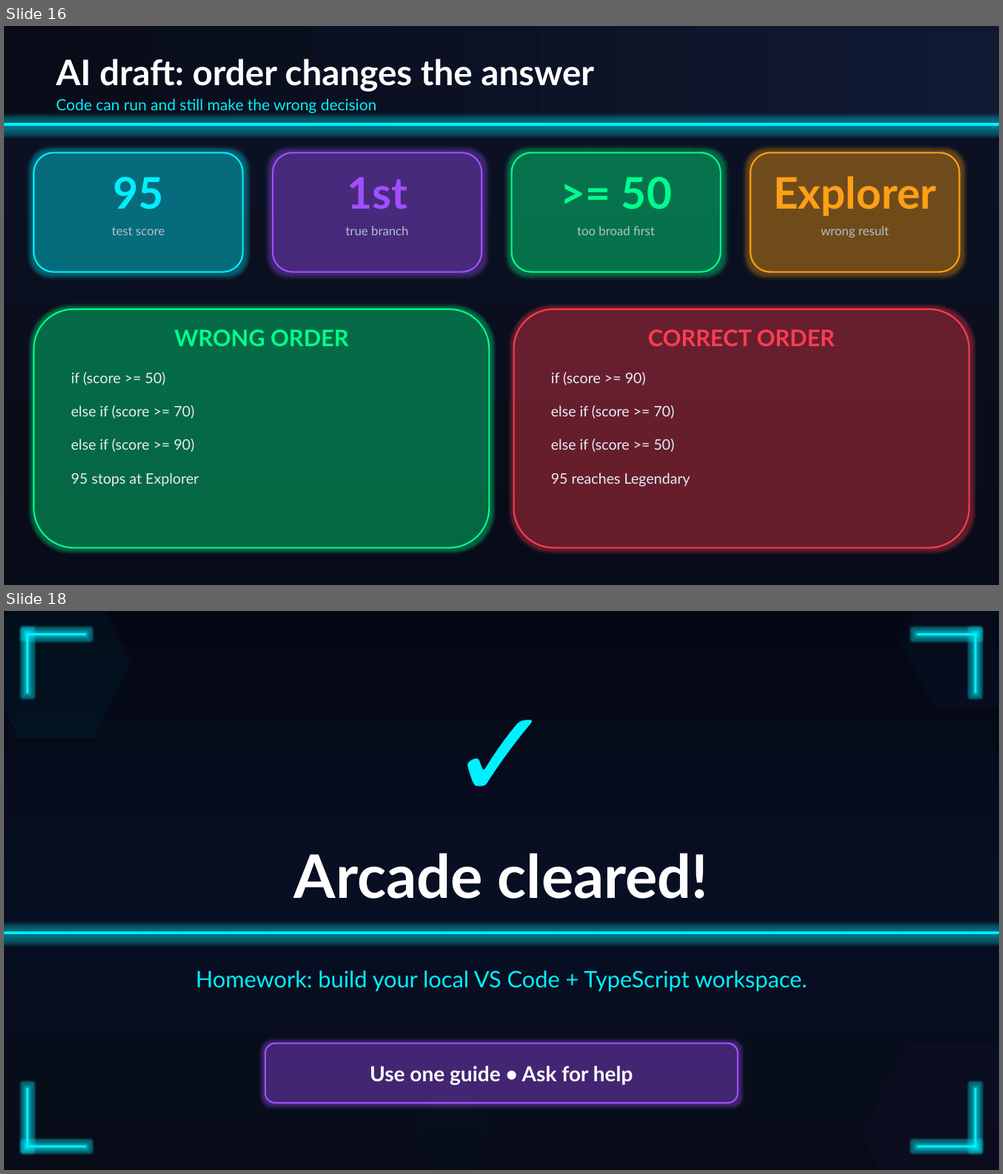
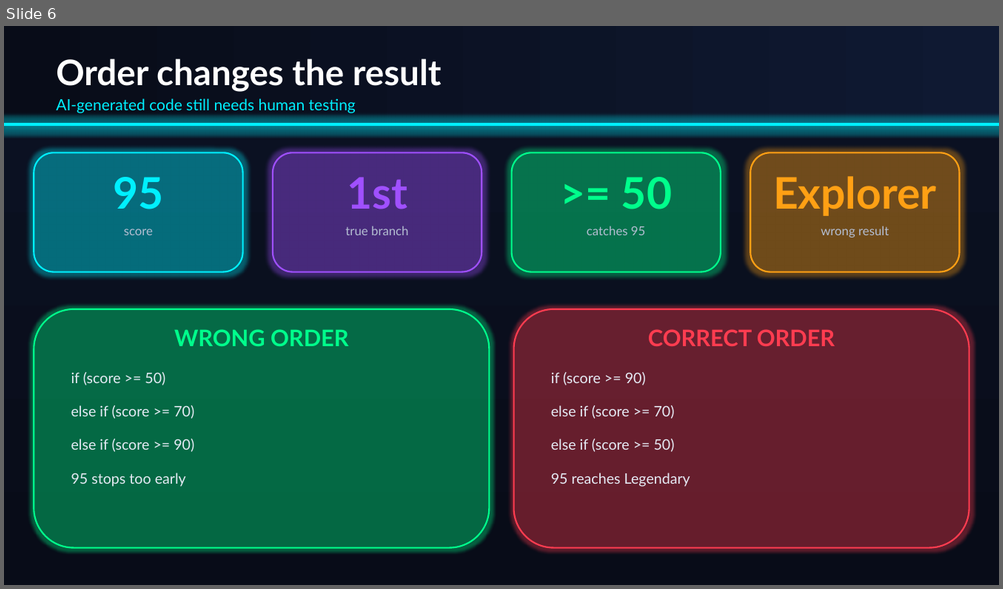
Before and after one commit to aghimir3/KidsComputerScience, a slide deck: 2026-08-01_TypeScript_Decision_Arcade/2026-08-01_TypeScript_Decision_Arcade.pptx. Shown one above the other, each under a label of ours: slides 16 and 18 before the commit, slide 6 after it; the slides between them are not shown. The pictures are 1003x1174 and 1003x589 pixels, drawn with LibreOffice and Linux fonts; fonts in the diff are those of the drawing. Boxes give left, top, right and bottom in pixels: in the first picture for what was removed or moved away, otherwise in the second. Text is boxed around its words. In the diff, an @@ line names an element or a change of style, - is before the commit and + after.

Commit message:
feat(2026-08-01): simplify decision concepts presentation

```diff
--- a/2026-08-01_TypeScript_Decision_Arcade/2026-08-01_TypeScript_Decision_Arcade.pptx
+++ b/2026-08-01_TypeScript_Decision_Arcade/2026-08-01_TypeScript_Decision_Arcade.pptx
@@ slide 18 removed at <box>4,611,999,1170</box>, background #FFFFFF @@
@@ rectangle removed at <box>4,611,999,1170</box> @@
@@ hexagon removed at <box>4,611,131,738</box> @@
@@ hexagon removed at <box>899,611,999,708</box> @@
@@ rectangle removed at <box>26,633,86,635</box> @@
@@ rectangle removed at <box>26,633,28,693</box> @@
@@ rectangle removed at <box>916,633,976,635</box> @@
@@ rectangle removed at <box>974,633,976,693</box> @@
@@ text removed at <box>4,671,999,827</box> @@
-✓
@@ text removed at <box>294,853,708,899</box> @@
-Arcade cleared!
@@ rectangle removed at <box>4,932,999,935</box> @@
@@ text removed at <box>196,971,807,992</box> @@
-Homework: build your local VS Code + TypeScript workspace.
@@ rounded rectangle removed at <box>265,1044,737,1103</box> @@
-Use one guide • Ask for help
@@ hexagon removed at <box>862,1044,999,1170</box> @@
@@ rectangle removed at <box>26,1088,28,1148</box> @@
@@ hexagon removed at <box>415,1096,489,1170</box> @@
@@ rectangle removed at <box>974,1088,976,1148</box> @@
@@ rectangle removed at <box>26,1146,86,1148</box> @@
@@ rectangle removed at <box>916,1146,976,1148</box> @@
@@ what was slide 16 is now slide 6 @@
@@ slide 6 changed as well @@
@@ text at <box>56,59,441,92</box>: text changed @@
-AI draft: order changes the answer
+Order changes the result
@@ text at <box>56,99,356,113</box>: text changed @@
-Code can run and still make the wrong decision
+AI-generated code still needs human testing
@@ text at <box>124,229,153,235</box>: text changed @@
-test score
+score
@@ text at <box>586,226,645,235</box>: text changed @@
-too broad first
+catches 95
@@ text at <box>71,473,186,487</box>: text changed @@
-95 stops at Explorer
+95 stops too early
```
Also in this commit, not shown: 5 other slides changed, 2 slides added, 11 other slides removed, 1 other file.
